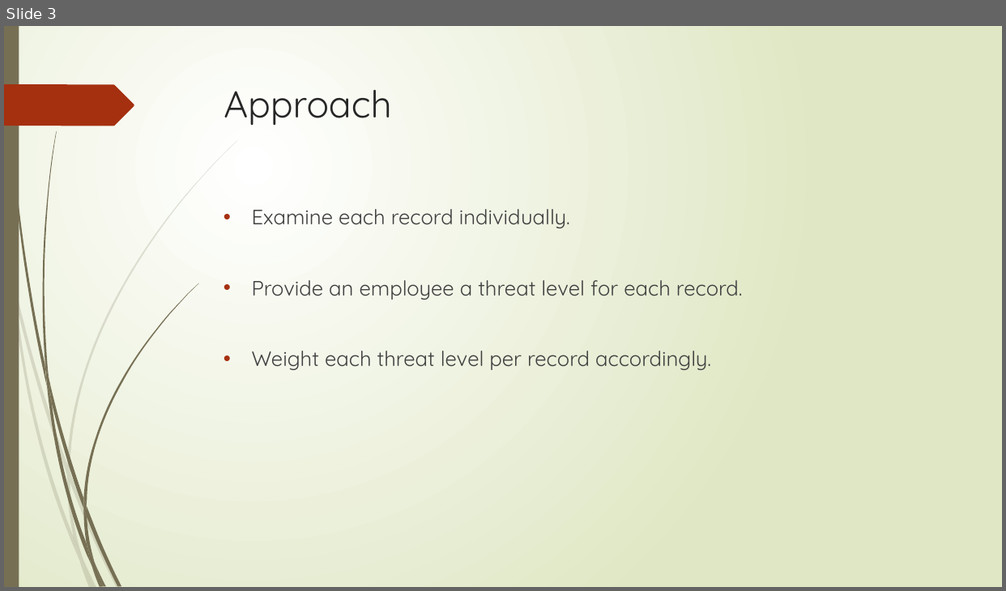
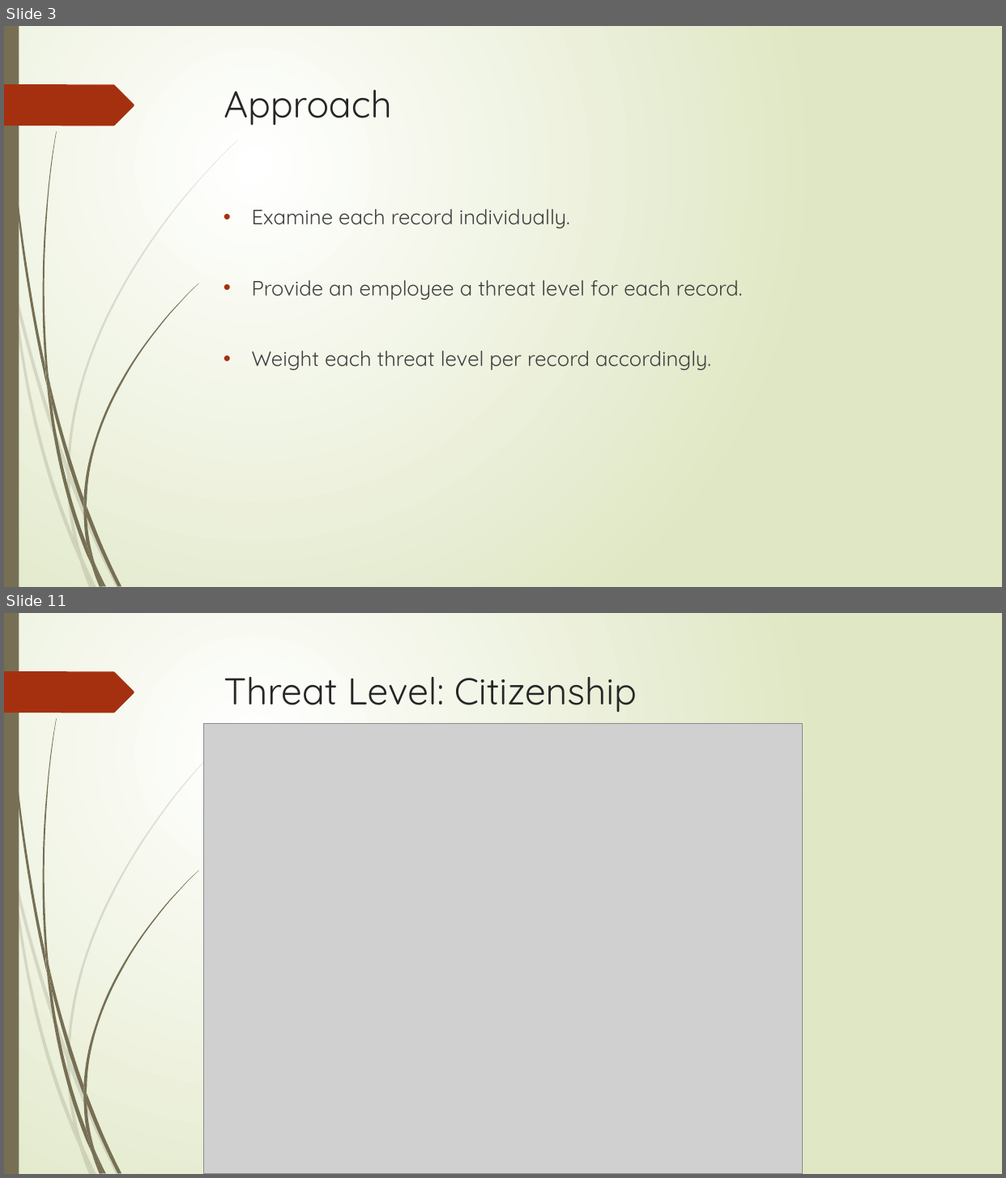
Before and after one commit to jschweizer36/Flyguys, a slide deck: Data Analytics Challenge Final PowerPoint.pptx. Shown one above the other, each under a label of ours: slide 3 before the commit, slides 3 and 11 after it; the slides between them are not shown. The pictures are 1006x591 and 1006x1178 pixels, drawn with LibreOffice and Linux fonts; fonts in the diff are those of the drawing; grey boxes stand for pictures. Boxes give left, top, right and bottom in pixels: in the first picture for what was removed or moved away, otherwise in the second. Text is boxed around its words. In the diff, an @@ line names an element or a change of style, - is before the commit and + after.

```diff
--- a/Data Analytics Challenge Final PowerPoint.pptx
+++ b/Data Analytics Challenge Final PowerPoint.pptx
@@ slide 11 added at bbox=[4, 613, 1002, 1174], background gradient #FFFFFF to #DFE8C4; not listed: 24 template elements that a slide beside it also shows @@
@@ title added at bbox=[224, 677, 637, 712], 36 pt, text #262626 @@
+Threat Level: Citizenship
@@ picture added at bbox=[204, 724, 803, 1174] @@
```
Also in this commit, not shown: 4 slides changed, 4 other slides added, 5 slides removed, 5 other files.
